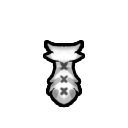
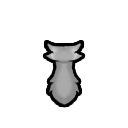
Two versions of the same layered image (128×128). Layer-by-layer changes:
added layer "图层 2 副本 4" above "图层 2 副本 2" over [46, 42, 83, 105]
hid "图层 2" over [46, 42, 83, 105]
